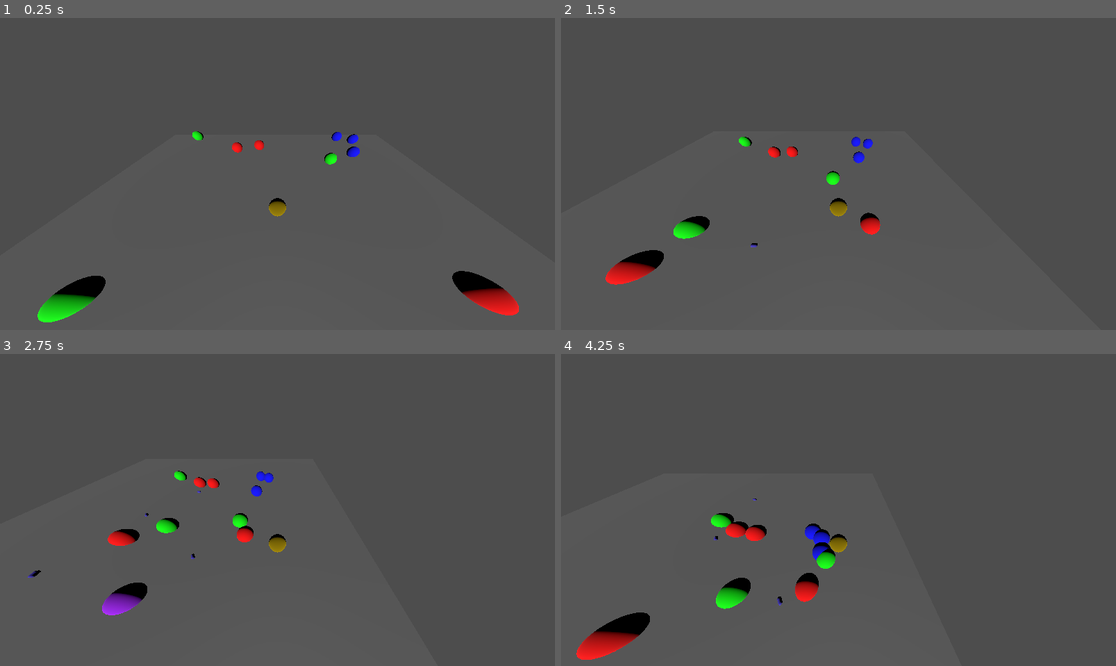
Above: before the commit, frames 1-4 (two rows, left to right).
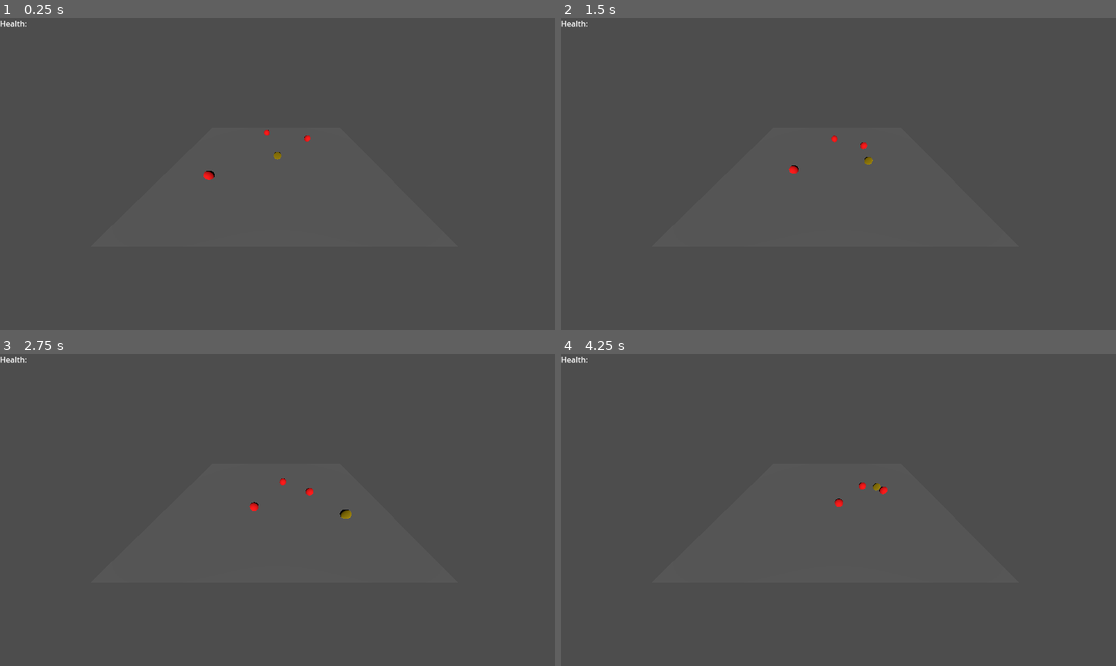
Above: after the commit, the same moments.

Repository: Jontruiz1/CircleGuy2.0
Game: Godot game, scene res://Main.tscn
Same seed, same stepped clock (60 frames per second), same inputs: the game is played once before the commit and once after it.
Inputs:
- Up to frame 1 (0.25 s): no input
- Up to frame 2 (1.5 s): hold D (move_right) 0.53-1.28 s; hold S (move_down) from 1.28 s (still down)
- Up to frame 3 (2.75 s): release S (move_down) at 2.03 s; hold D (move_right) from 2.03 s (still down)
- Up to frame 4 (4.25 s): release D (move_right) at 2.78 s; hold W (move_up) 2.78-3.53 s; hold A (move_left) from 3.53 s (still down); tap Escape (pause) at 4.15 s

The runs differ from the first frame. In frame 1, 2.6% of the frame differs, in the area x 0-94%, y 0-98%; in frame 2, 1.9%; in frame 3, 1.9%; in frame 4, 3.1%, in the area x 0-59%, y 0-98%.
Error after the commit: Parse Error: Identifier "update_text" not declared in the current scope. (res://Camera3D.gd:7)

Commit message:
Added collision parsing

Diff:
--- a/Test/Bullet.gd
+++ b/Test/Bullet.gd
@@ -2,18 +2,21 @@
 extends CharacterBody3D
 
 
-var shoot_direction
-var speed
-var damage
+var shoot_direction = null
+var speed = null
+var damage = null
 var t = Timer.new()
-var target
+var target = null
+var source = null
+signal changed(new_value)
 
 #initialize the bullet
-func init(playerpos, shoot_input, spd, dmg):
+func init(src, playerpos, shoot_input, spd, dmg):
 	target = playerpos
 	shoot_direction = (transform.basis * Vector3(shoot_input.x, 0, shoot_input.y)).normalized()
 	damage = dmg
 	speed = spd;
+	source = src.name.replace("@", "").rstrip("0123456789")
 	self.position =  Vector3(target.x + shoot_input.x, target.y, target.z + shoot_input.y)
 	self.rotation = (transform.basis * Vector3(shoot_input.x, 0, shoot_input.y)).normalized()
 
@@ -31,15 +34,27 @@
 # if the bullet collides with a wall, it should just disappear
 func process_collision():
 	var collideCount = get_slide_collision_count()
-	if collideCount:
+	if collideCount >= 1:
 		var collision = get_slide_collision(collideCount-1)
-		if(self.get_rid() != collision.get_collider_rid()):
-			var obj = collision.get_collider(0)
-			self.queue_free()
-			obj.health -= self.damage
+		var collider = collision.get_collider()
 
+		var collideName = collider.name.replace("@", "").rstrip("0123456789")
+		if(source != collideName):
+			match collideName:
+				"Player":
+					collider.health -= self.damage
+					changed.emit(collider.health)
+					queue_free()
+				"Enemy":
+					collider.health -= self.damage
+					queue_free()
+				null:
+					print("idk why it's null but it is")
 
+func process_move(delta):
+	self.position = Vector3(self.position.x + (delta * shoot_direction.x) * speed , self.position.y + (delta*shoot_direction.y) * speed, self.position.z + (delta * shoot_direction.z) * speed)
 
 func _physics_process(delta):
-	self.position = Vector3(self.position.x + (delta * shoot_direction.x) * speed , self.position.y + (delta*shoot_direction.y) * speed, self.position.z + (delta * shoot_direction.z) * speed)
+	process_move(delta)
+	process_collision()
 	move_and_slide()
--- a/Test/Camera3D.gd
+++ b/Test/Camera3D.gd
@@ -1,8 +1,15 @@
 extends Camera3D
 var player
+var healthLabel
 
 func _ready():
+	var bullet_node = get_node('Bullet')
+	bullet_node.changed.connect(update_text)
 	player = $"../Player"
+	healthLabel = get_child(0)
+	healthLabel.text = "Health: " + str(player.health)
+
+#func update_text():
 
 # Called every frame. 'delta' is the elapsed time since the previous frame.
 func _process(delta):
--- a/Test/Enemy.gd
+++ b/Test/Enemy.gd
@@ -9,7 +9,6 @@
 var target = null
 var shoot_cooldown = Timer.new()
 var colorMatches = {Color.RED : "Red", Color.BLUE : "Blue", Color.GREEN : "Green", Color.PURPLE : "Purple", Color.BLACK : "Black"}
-
 
 func init(hp, spd, dmg, shoot, color, player):
 	health = hp
@@ -39,7 +38,7 @@
 		var tempFix = (Vector2(target.position.x - self.position.x, target.position.z - self.position.z)).normalized()
 
 		# place the bullet at the correct starting position
-		bullet.init(self.position, tempFix, 3, damage-2)
+		bullet.init(self, self.position, tempFix, 3, damage-2)
 		get_tree().get_root().add_child(bullet)
 		shoot_cooldown.start()
 
--- a/Test/Main.gd
+++ b/Test/Main.gd
@@ -10,14 +10,14 @@
 }
 var enemyColors = [Color.RED, Color.BLUE, Color.GREEN, Color.PURPLE, Color.BLACK]
 var powerUps = []
-var wave = 4
+var wave = 1
 var enemyCount = 0
 var player
 var rng
+var camera
 
 # Called when the node enters the scene tree for the first time.
 func _ready():
-
 	rng = RandomNumberGenerator.new()
 	rng.seed = hash(Time.get_time_string_from_system())
 	player = get_child(2)
@@ -45,9 +45,11 @@
 
 func _input(event):
 	if event.is_action_pressed("pause"):
-		get_tree().paused = not get_tree().paused
+		get_tree().paused = not (get_tree().paused)
 
-func _process(delta):
+
+
+func _process(_delta):
 	if(enemyCount == 0):
 		wave += 1
 		spawnWave()
--- a/Test/Main.tscn
+++ b/Test/Main.tscn
@@ -34,5 +34,10 @@
 fov = 118.782
 script = ExtResource("2_5dnh2")
 
+[node name="Health Text" type="Label" parent="Camera3D"]
+offset_right = 40.0
+offset_bottom = 23.0
+text = "Health: "
+
 [node name="MeshInstance3D" type="MeshInstance3D" parent="."]
 transform = Transform3D(1, 0, 0, 0, 1, 0, 0, 0, 1, 12.3994, -0.196556, 9.12108)
--- a/Test/Player.gd
+++ b/Test/Player.gd
@@ -1,3 +1,4 @@
+class_name Player
 extends CharacterBody3D
 
 
@@ -7,6 +8,7 @@
 var iFrame = Timer.new()
 var health = 6
 var damage = 1
+
 
 # Get the gravity from the project settings to be synced with RigidBody nodes.
 var gravity = ProjectSettings.get_setting("physics/3d/default_gravity")
@@ -32,7 +34,7 @@
 		var bullet = preload("res://Bullet.tscn").instantiate()
 
 		#initialize bullet, add to tree start shoot cooldown
-		bullet.init(self.position, shoot_input, bullet_speed, damage)
+		bullet.init(self ,self.position, shoot_input, bullet_speed, damage)
 		get_tree().get_root().add_child(bullet)
 		shoot_cooldown.start()
 
